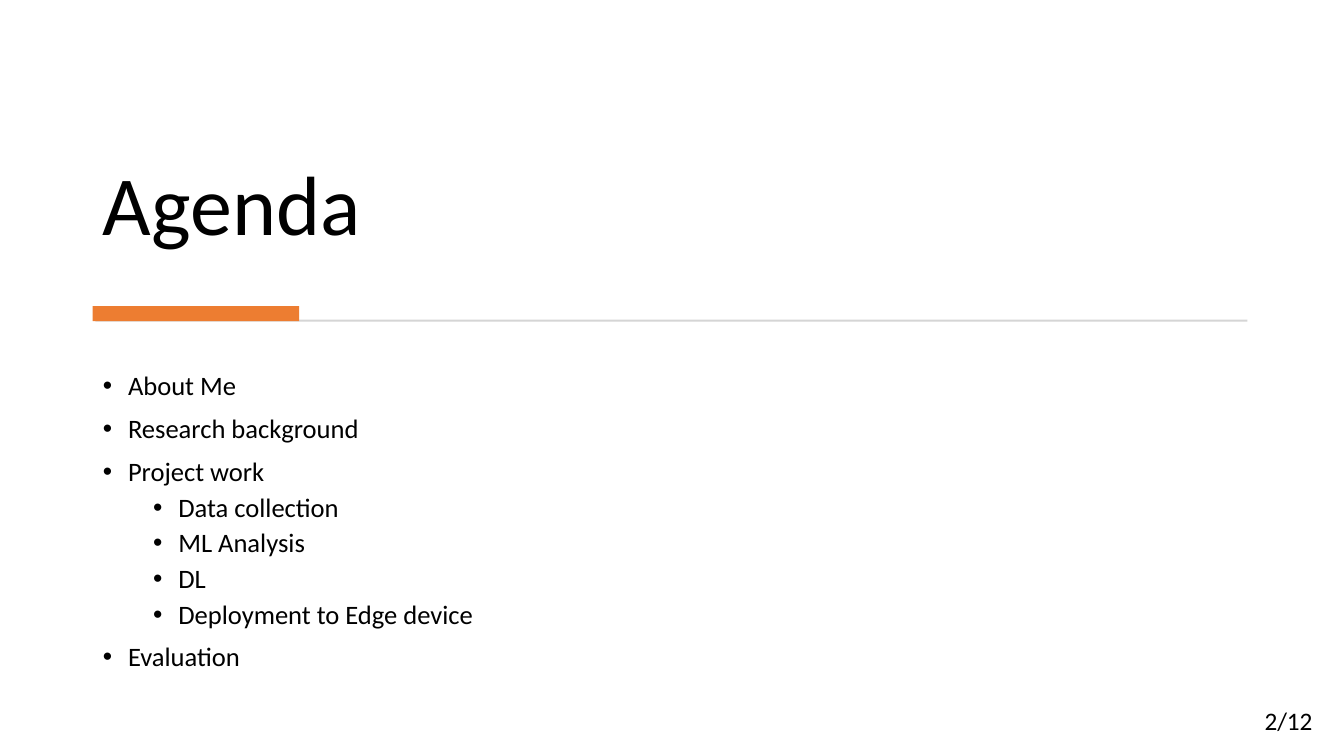
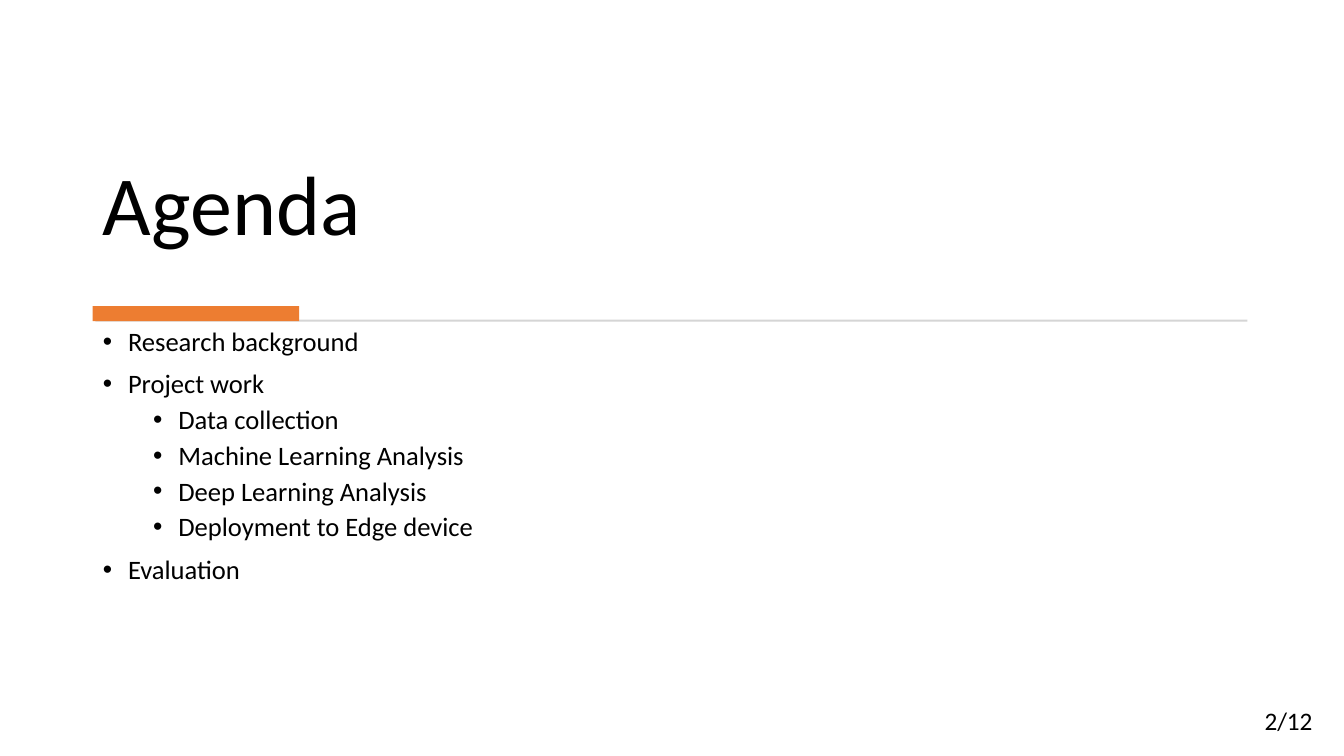
Before and after one commit to ofithcheallaigh/masters_project, a slide deck: slide 2 of Documentation/MSc Research Project Presentation.pptx. Drawn at 1344x756 pixels with LibreOffice and Linux fonts; fonts in the diff are those of the drawing. Boxes give left, top, right and bottom in pixels: in the first picture for what was removed or moved away, otherwise in the second. Text is boxed around its words. In the diff, an @@ line names an element or a change of style, - is before the commit and + after.

```diff
--- a/Documentation/MSc Research Project Presentation.pptx
+++ b/Documentation/MSc Research Project Presentation.pptx
@@ text "Research background": place and size @@
-text "Research background" at [128,376,473,667]
+text "Research background" at [128,332,473,580]
@@ text at [128,376,236,396]: paragraph removed @@
-• About Me
@@ text at [178,446,464,506]: text changed @@
-  • ML Analysis
-  • DL
+  • Machine Learning Analysis
+  • Deep Learning Analysis
```
Also in this commit, not shown: 3 other slides changed.
